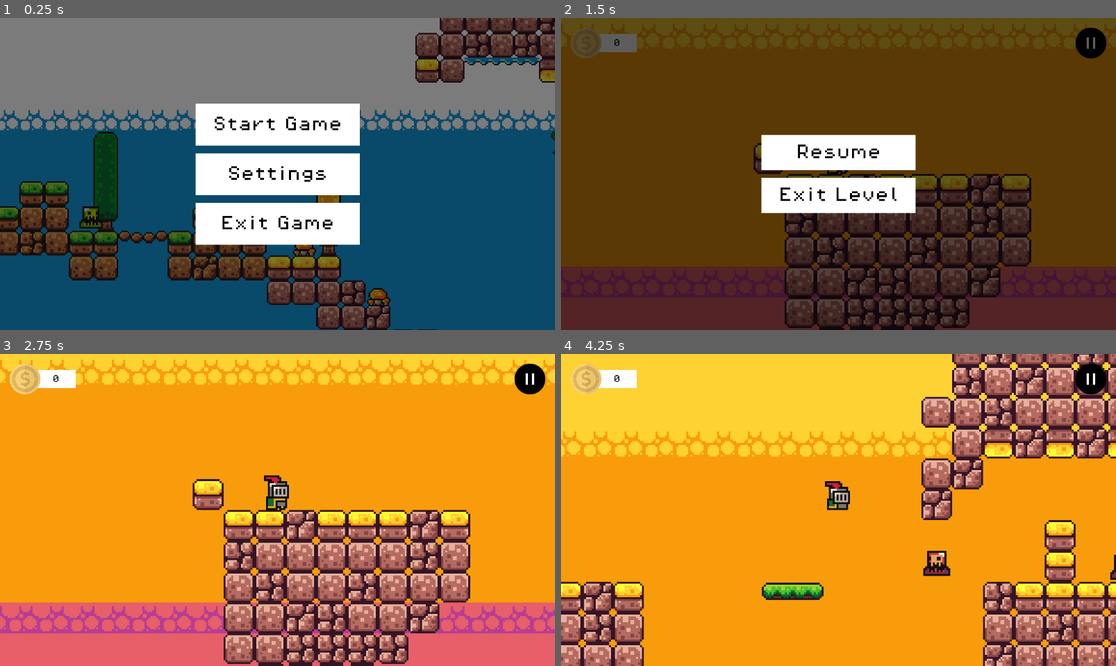
Above: before the commit, frames 1-4 (two rows, left to right).
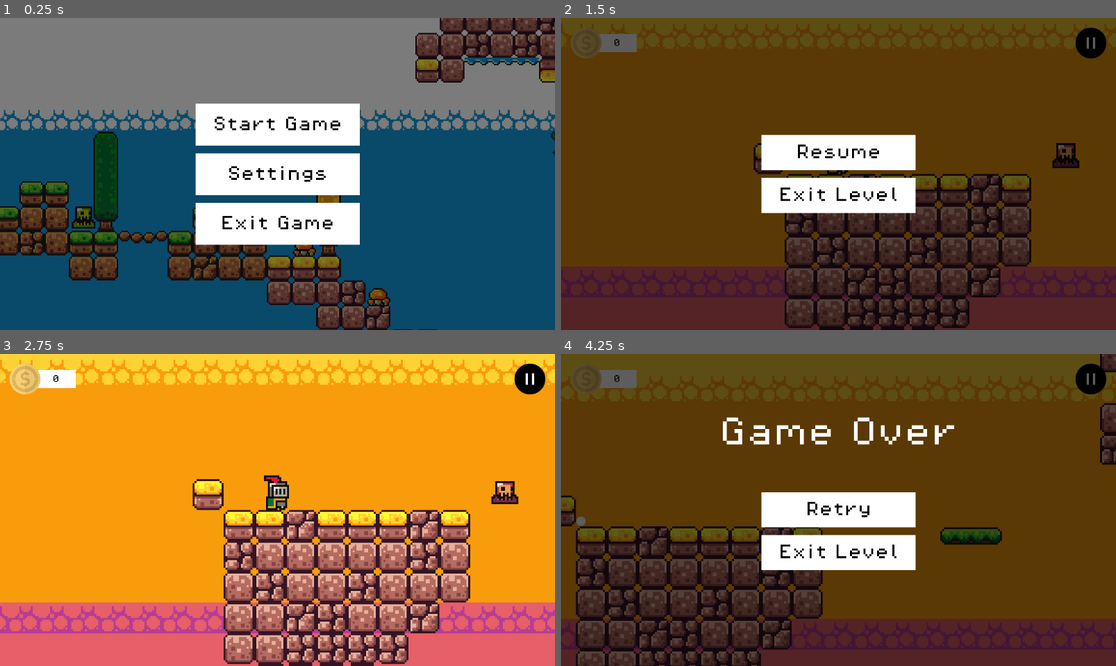
Above: after the commit, the same moments.

Repository: ImadSaddik/FirstGodotGame
Game: Godot game, scene res://scenes/start_screen_ui.tscn
The game is run twice, just before and just after one commit, with the same random seed, the same clock (stepped at 60 frames per second) and the same inputs.
Inputs (mouse positions are in pixels of both pictures, inside the frame that each line leads up to):
- Up to frame 1 (0.25 s): no input
- Up to frame 2 (1.5 s): click "Start Game" at 0.5 s; click (1088, 42) at 1.25 s
- Up to frame 3 (2.75 s): click "Resume" at 2 s
- Up to frame 4 (4.25 s): hold Right (move_right) from 2.78 s (still down); tap E (hit) at 2.85, 3.6 s; tap Space (jump) at 3.02, 3.77 s

The runs differ from the first frame. In frame 1, 0.2% of the frame differs, in the area x 12-19%, y 60-68%; in frame 2, 0.3%; in frame 3, 0.3%; in frame 4, 99%, in the area x 0-100%, y 0-100%.

Commit message:
Gave the slime the ability to shoot slime balls as a projectile

Diff:
--- a/scenes/slime_ball.tscn
+++ b/scenes/slime_ball.tscn
@@ -30,4 +30,5 @@
 [node name="CollisionShape2D" type="CollisionShape2D" parent="."]
 shape = SubResource("CircleShape2D_hahd6")
 
+[connection signal="player_died" from="KillZone" to="." method="_on_player_died"]
 [connection signal="timeout" from="Timer" to="." method="_on_timer_timeout"]
--- a/scripts/slime.gd
+++ b/scripts/slime.gd
@@ -7,11 +7,26 @@
 @export var animatedSprite: AnimatedSprite2D
 @export var animationPlayer: AnimationPlayer
 @export var isUpsideDown: bool = false
+@export var detectionRadius: float = 100.0
+@export var slimeBallScene: PackedScene
+@export var shootBallTimer: Timer
 
-const SPEED: int = 60
+@onready var player: CharacterBody2D = %Player
+
+const SLIME_SPEED: int = 60
+const MAX_PROJECTILE_HEIGHT: float = 30.0
+const GRAVITY: float = 980.0
+const PROJECTILE_SHOT_ANGLE: float = 45.0
+
 var movementDirection = 1
+var canShoot: bool = true
 
 func _process(delta: float) -> void:
+	move_slime(delta)
+	shoot_ball()
+
+
+func move_slime(delta: float) -> void:
 	if rightRayCast.is_colliding():
 		movementDirection = 1 if isUpsideDown else -1
 		animatedSprite.flip_h = true
@@ -19,12 +34,70 @@
 		movementDirection = -1 if isUpsideDown else 1
 		animatedSprite.flip_h = false
 
-	position.x += movementDirection * SPEED * delta
+	#position.x += movementDirection * SLIME_SPEED * delta
+
+
+func shoot_ball() -> void:
+	if not player or not canShoot:
+		return
+
+	if player.isDead:
+		return
+
+	var distanceToPlayer = position.distance_to(player.position)
+	if distanceToPlayer <= detectionRadius:
+		shoot_at_player()
+
+
+func shoot_at_player() -> void:
+	if not slimeBallScene:
+		return
+
+	canShoot = false
+	var slimeBall = spawn_slime_ball()
+
+	var angleInRadians = deg_to_rad(PROJECTILE_SHOT_ANGLE)
+	var distanceToPlayer = position.distance_to(player.position)
+	var projectileSpeed = calculate_projectile_speed(angleInRadians, distanceToPlayer)
+
+	var initialVelocityX = projectileSpeed * cos(angleInRadians)
+	var initialVelocityY = projectileSpeed * sin(angleInRadians)
+
+	var target_pos = player.position
+	if target_pos.x < position.x:
+		initialVelocityX = -initialVelocityX
+
+	slimeBall.linear_velocity = Vector2(initialVelocityX, -initialVelocityY)
+
+
+func spawn_slime_ball() -> RigidBody2D:
+	var slimeBall = slimeBallScene.instantiate()
+	get_parent().add_child(slimeBall)
+	slimeBall.position = position
+	slimeBall.connect("player_died", _on_player_died)
+	return slimeBall
+
+
+func calculate_projectile_speed(angle: float, distanceToPlayer: float) -> float:
+	var numerator = distanceToPlayer * GRAVITY
+	var denominator = sin(2*angle)
+	var projectileSpeed = sqrt(float(numerator) / denominator)
+	return projectileSpeed
 
 
 func _on_player_died() -> void:
+	print("SLIME - Player died")
 	emit_signal("player_died")
 
 
 func play_explosion_animation() -> void:
 	animationPlayer.play("explode")
+
+
+func stop_shooting_balls() -> void:
+	canShoot = false
+	shootBallTimer.stop()
+
+
+func _on_shoot_ball_timer_timeout() -> void:
+	canShoot = true
